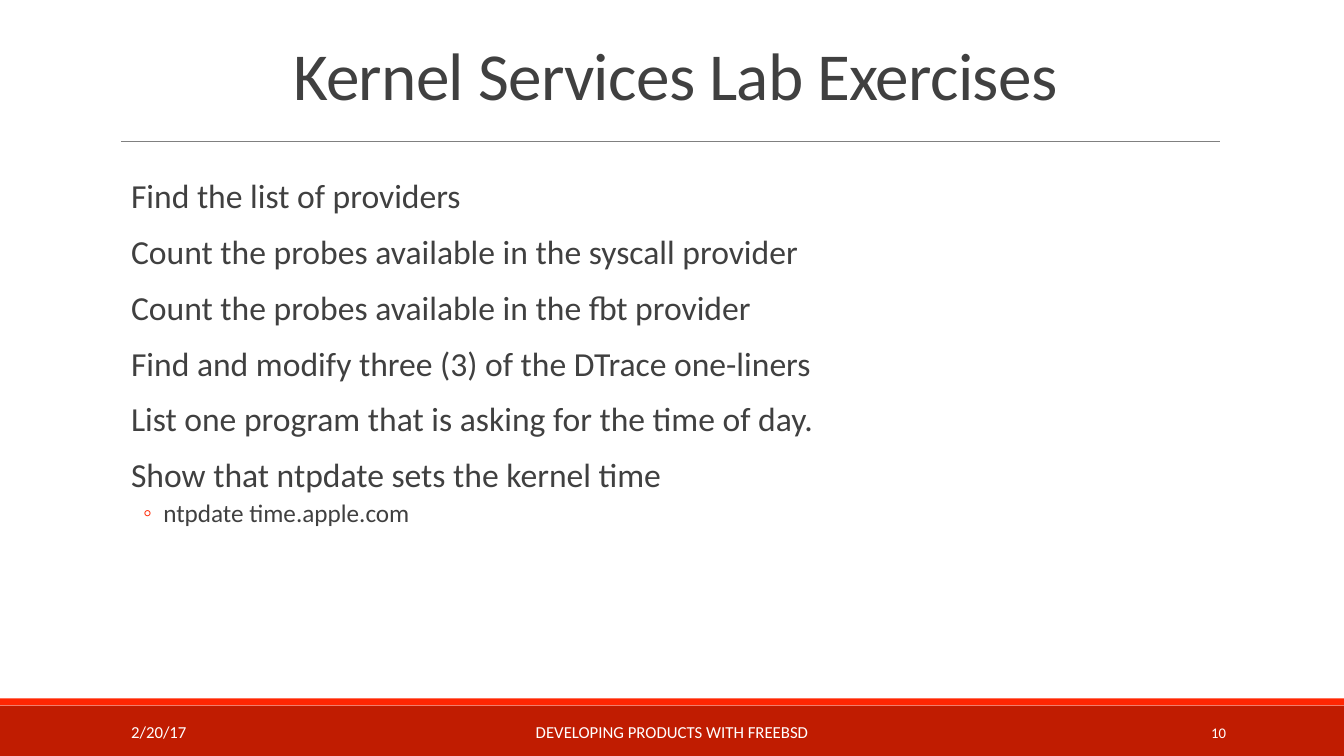
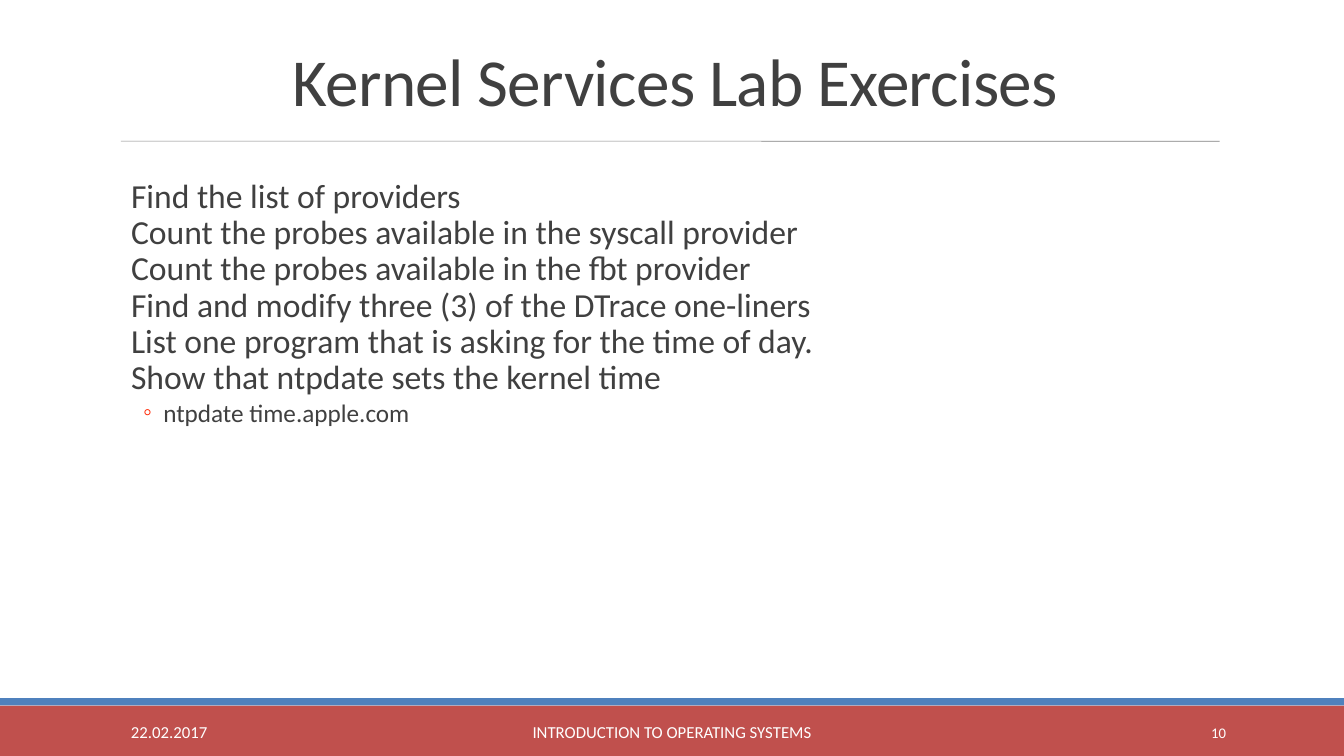
Before and after one commit to teachbsd/course, a slide deck: slide 10 of undergraduate/labs/kernel-services.pptx. Drawn at 1344x756 pixels with LibreOffice and Linux fonts; fonts in the diff are those of the drawing; background and template pictures are left out. Boxes give left, top, right and bottom in pixels: in the first picture for what was removed or moved away, otherwise in the second. Text is boxed around its words. In the diff, an @@ line names an element or a change of style, - is before the commit and + after.

Commit message:
Fix the footers
Some footers in the slides presented so far had „Developing products
with FreeBSD“ in the footer. I changed that to read „Introduction to
Operating Systems“. The other slides have the same problem, but I only
fixed the ones we presented so far.

```diff
--- a/undergraduate/labs/kernel-services.pptx
+++ b/undergraduate/labs/kernel-services.pptx
@@ text "Kernel Services Lab Exercises" at [293, 59, 1057, 107]: line spacing 0.85 to 1 @@
@@ line (121, 141) - (1220, 141): stroke #808080 0.5 pt to #808080 0.51 pt @@
@@ text "Find the list of providers" at [131, 184, 813, 426]: less space between paragraphs; line spacing 0.9 to 1 @@
@@ rectangle at [0, 706, 1344, 756]: fill #C01C01 to #C0504D @@
@@ rectangle at [0, 699, 1344, 706]: fill #FF2602 to #4F81BD @@
@@ text at [131, 727, 207, 738]: text changed @@
-2/20/17
+22.02.2017
@@ text at [533, 727, 812, 738]: text changed @@
-DEVELOPING PRODUCTS WITH FREEBSD
+INTRODUCTION TO OPERATING SYSTEMS
```
Also in this commit, not shown: 9 other slides changed, 1 other file.
